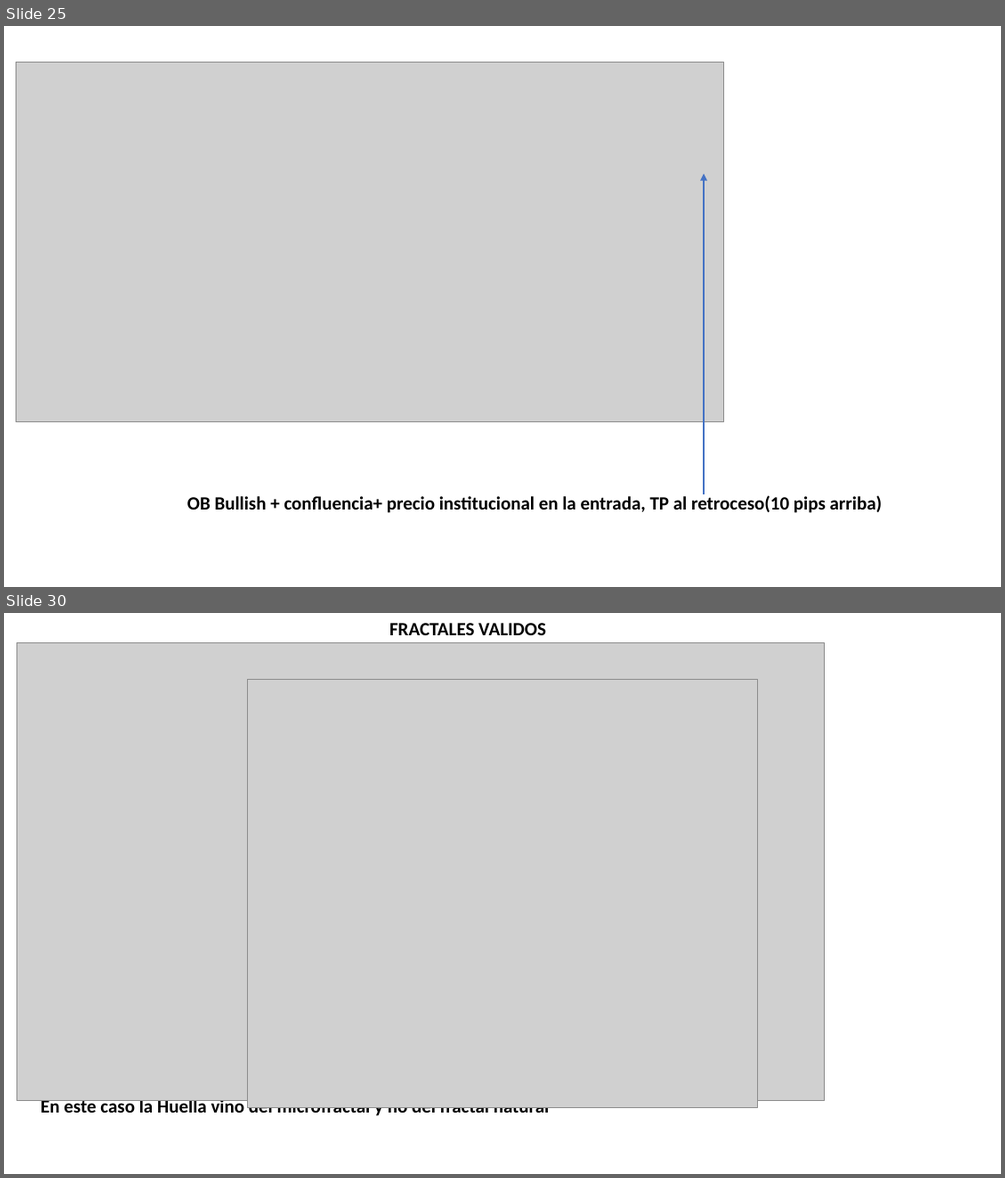
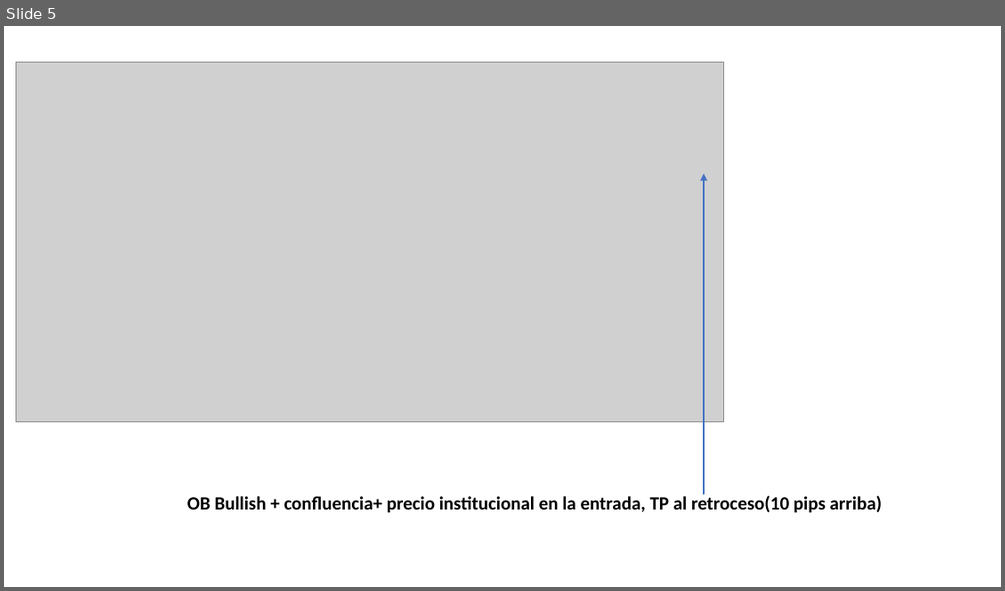
Before and after one commit to Edd1eware/Yields_Academy, a slide deck: Manual_YIELDS_ACADEMY.pptx. Shown one above the other, each under a label of ours: slides 25 and 30 before the commit, slide 5 after it; the slides between them are not shown. The pictures are 1005x1178 and 1005x591 pixels, drawn with LibreOffice and Linux fonts; fonts in the diff are those of the drawing; grey boxes stand for pictures. Boxes give left, top, right and bottom in pixels: in the first picture for what was removed or moved away, otherwise in the second. Text is boxed around its words. In the diff, an @@ line names an element or a change of style, - is before the commit and + after.

```diff
--- a/Manual_YIELDS_ACADEMY.pptx
+++ b/Manual_YIELDS_ACADEMY.pptx
@@ slide 30 removed at (4,613,1001,1174), background #FFFFFF @@
@@ text removed at (389,623,546,635) @@
-FRACTALES VALIDOS
@@ picture removed at (17,643,825,1101) @@
@@ picture removed at (248,680,757,1108) @@
@@ text removed at (40,1097,549,1119) @@
-En este caso la Huella vino del microfractal y no del fractal natural
@@ what was slide 25 is now slide 5 @@
```
Also in this commit, not shown: 4 slides added, 56 other slides removed.
